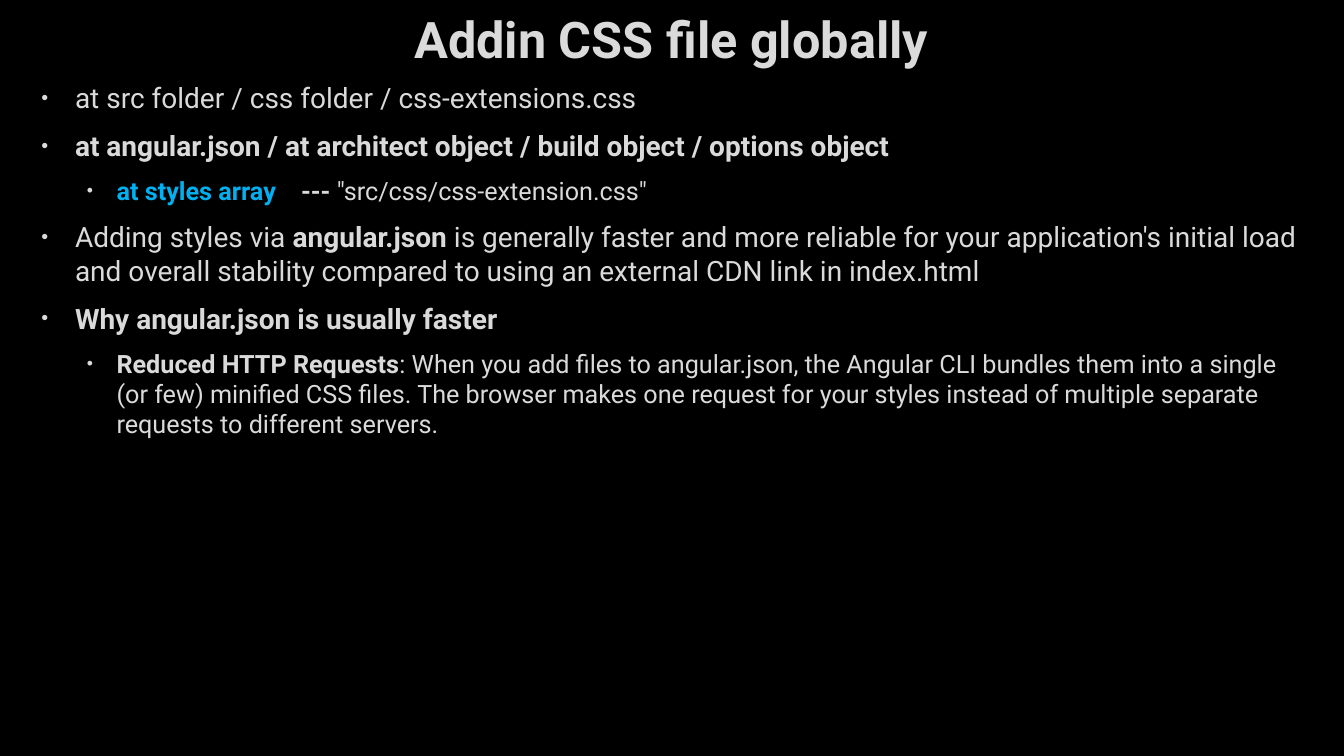
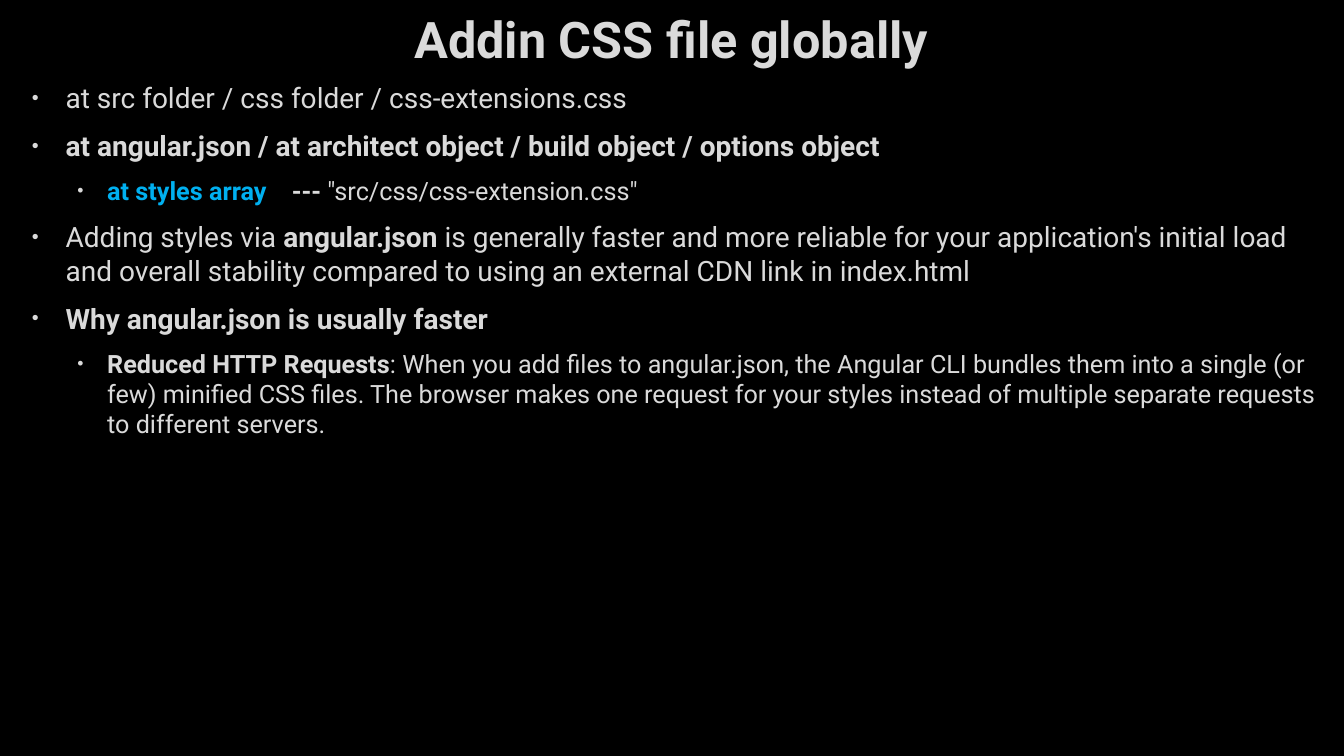
Before and after one commit to AhmedMohamedSamir1/Summary, a slide deck: slide 20 of Angular & type script/Angular.pptx. Drawn at 1344x756 pixels with LibreOffice and Linux fonts; fonts in the diff are those of the drawing; background and template pictures are left out. Boxes give left, top, right and bottom in pixels: in the first picture for what was removed or moved away, otherwise in the second. Text is boxed around its words. In the diff, an @@ line names an element or a change of style, - is before the commit and + after.

Commit message:
2026-02-10 11:30:00 PM

```diff
--- a/Angular & type script/Angular.pptx
+++ b/Angular & type script/Angular.pptx
@@ text "at src folder / css ..." rewrapped from [75, 86, 1296, 438] to [66, 86, 1314, 434] @@
```
Also in this commit, not shown: 2 other slides changed.
